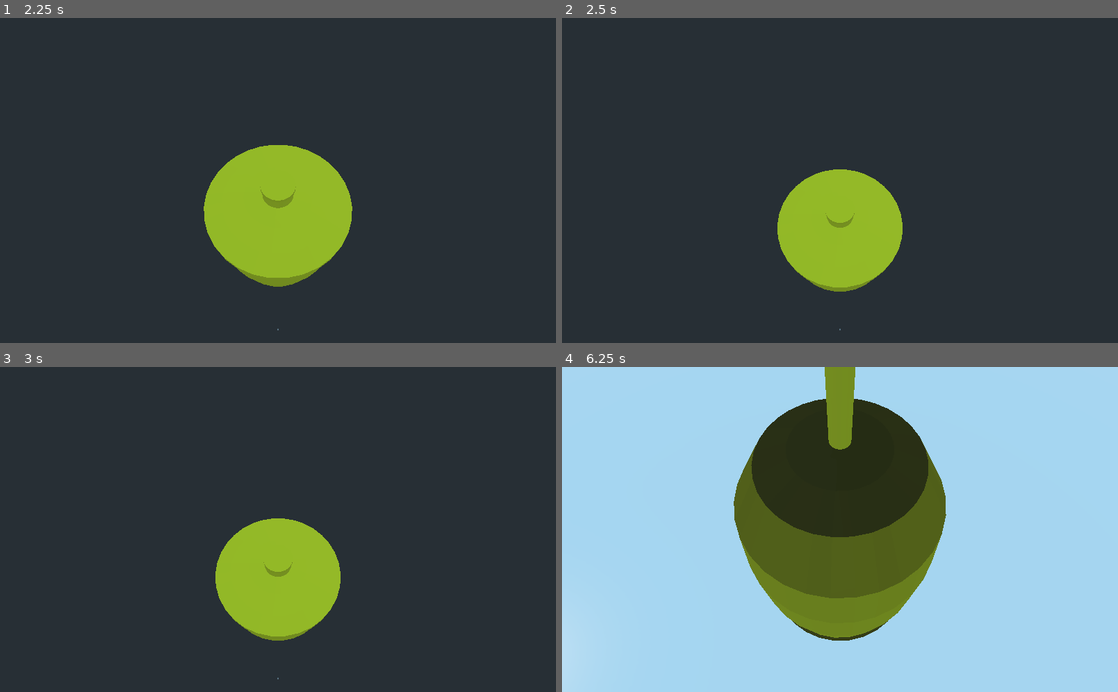
Above: before the commit, frames 1-4 (two rows, left to right).
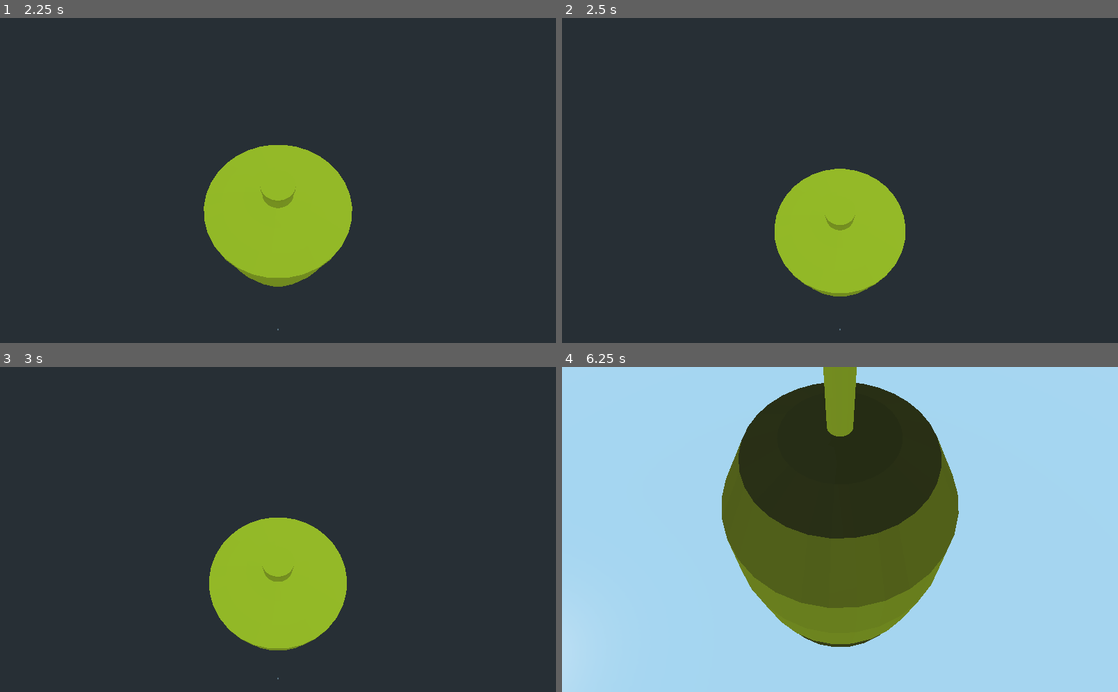
Above: after the commit, the same moments.

Repository: GreenBlackSky/Bouyant
Game: Godot game, scene res://scenes/Hull.tscn
Two runs of this game, one before a commit and one after it. Both use one fixed random seed, a clock stepped at 60 frames per second and the inputs below.
Inputs (mouse positions are in pixels of both pictures, inside the frame that each line leads up to):
- Up to frame 1 (2.25 s): tap Enter at 0.5 s; move the mouse to (400, 164) at 0.52 s; hold Middle mouse button (camera_control) 0.53-1.28 s; tap S (move_camera_down) at 0.8, 1.35 s; move the mouse to (166, 196) at 1.27 s; tap W (move_camera_up) at 1.55, 2.1 s; move the mouse to (333, 109) at 2.02 s
- Up to frame 2 (2.5 s): tap Mouse wheel up (camera_zoom_in, bound only after the commit) at 2.3 s
- Up to frame 3 (3 s): tap Space at 2.75 s; move the mouse to (250, 594) at 2.77 s; tap Mouse wheel up (camera_zoom_in, bound only after the commit) at 2.85 s
- Up to frame 4 (6.25 s): tap Mouse wheel down (camera_zoom_out, bound only after the com… at 3.05, 3.6 s; tap Enter at 3.5 s; move the mouse to (1006, 578) at 3.52 s; hold Middle mouse button (camera_control) 3.53-4.28 s; tap Space at 4.25 s; move the mouse to (673, 480) at 4.27 s; tap Middle mouse button (camera_control) at 4.35 s; tap S (move_camera_down) at 4.55, 5.1 s; move the mouse to (867, 529) at 5.02 s; tap W (move_camera_up) at 5.3, 5.85 s; move the mouse to (756, 448) at 5.77 s; tap Mouse wheel up (camera_zoom_in, bound only after the commit) at 6.05 s

Frame 1 is identical in both runs. In frame 2, 0.8% of the frame differs, in the area x 38-62%, y 46-86%; in frame 3, 1.6%; in frame 4, 6.9%, in the area x 28-72%, y 0-87%.

Commit message:
camera zoom

Diff:
--- a/project.godot
+++ b/project.godot
@@ -31,6 +31,16 @@
 "events": [ Object(InputEventMouseButton,"resource_local_to_scene":false,"resource_name":"","device":0,"alt":false,"shi …(212 unchanged characters)…
  ]
 }
+camera_zoom_in={
+"deadzone": 0.5,
+"events": [ Object(InputEventMouseButton,"resource_local_to_scene":false,"resource_name":"","device":0,"alt":false,"shift":false,"control":false,"meta":false,"command":false,"button_mask":0,"position":Vector2( 0, 0 ),"global_position":Vector2( 0, 0 ),"factor":1.0,"button_index":4,"pressed":false,"doubleclick":false,"script":null)
+ ]
+}
+camera_zoom_out={
+"deadzone": 0.5,
+"events": [ Object(InputEventMouseButton,"resource_local_to_scene":false,"resource_name":"","device":0,"alt":false,"shift":false,"control":false,"meta":false,"command":false,"button_mask":0,"position":Vector2( 0, 0 ),"global_position":Vector2( 0, 0 ),"factor":1.0,"button_index":5,"pressed":false,"doubleclick":false,"script":null)
+ ]
+}
 
 [physics]
 
--- a/scripts/camera_animation.gd
+++ b/scripts/camera_animation.gd
@@ -1,9 +1,16 @@
 extends AnimationPlayer
 
 
+const total_levels = 4
+export(float) var camera_rotation_speed = 1
+export(float) var camera_zoom_speed = 25
+
+export(float) var camera_rotation_max = PI/4
+export(float) var camera_rotation_min = 0
+export(float) var camera_zoom_max = 13
+export(float) var camera_zoom_min = 5
+
 var current_level = 0
-const total_levels = 4
-var camera_speed = 1
 var previous_mouse_position = Vector2()
 
 
@@ -15,25 +22,33 @@
 	if Input.is_action_pressed("camera_control"):
 		var mouse_position = get_viewport().get_mouse_position()
 		if previous_mouse_position and mouse_position != previous_mouse_position:
-			var diff = (previous_mouse_position - mouse_position)*camera_speed*delta
-			get_node("camera_pivot").rotate(Vector3(0, 1, 0), diff.x)
-			var camera_base = get_node("camera_pivot/camera_base")
+			var diff = (previous_mouse_position - mouse_position)*camera_rotation_speed*delta
+			$"camera_pivot".rotate(Vector3(0, 1, 0), diff.x)
+			var camera_base = $"camera_pivot/camera_base"
 			if (
-				(diff.y > 0 and camera_base.rotation.x < 0) or
-				(diff.y < 0 and camera_base.rotation.x > -PI/4)
+				(diff.y > 0 and camera_base.rotation.x < -camera_rotation_min) or
+				(diff.y < 0 and camera_base.rotation.x > -camera_rotation_max)
 			):
 				camera_base.rotate(Vector3(1, 0, 0), diff.y)
 		previous_mouse_position = mouse_position
 	else:
 		previous_mouse_position = Vector2()
+	if Input.is_action_just_released("camera_zoom_in"):
+		var camera = $"camera_pivot/camera_base/camera"
+		if camera.transform.origin.z > camera_zoom_min:
+			camera.translate(Vector3(0, 0, -camera_zoom_speed*delta))
+	if Input.is_action_just_released("camera_zoom_out"):
+		var camera = $"camera_pivot/camera_base/camera"
+		if camera.transform.origin.z < camera_zoom_max:
+			camera.translate(Vector3(0, 0, camera_zoom_speed*delta))
 
 
 func _animation_finished(anim_name):
 	if anim_name == "move_camera_up":
-		get_node("camera_pivot").translate(Vector3(0, 2, 0))
-		get_node("camera_pivot/camera_base").translate(Vector3(0, -2, 0))
+		$"camera_pivot".translate(Vector3(0, 2, 0))
+		$"camera_pivot/camera_base".translate(Vector3(0, -2, 0))
 		current_level -= 1
 	if anim_name == "move_camera_down":
-		get_node("camera_pivot/camera_base").translate(Vector3(0, 2, 0))
-		get_node("camera_pivot").translate(Vector3(0, -2, 0))
+		$"camera_pivot/camera_base".translate(Vector3(0, 2, 0))
+		$"camera_pivot".translate(Vector3(0, -2, 0))
 		current_level += 1
